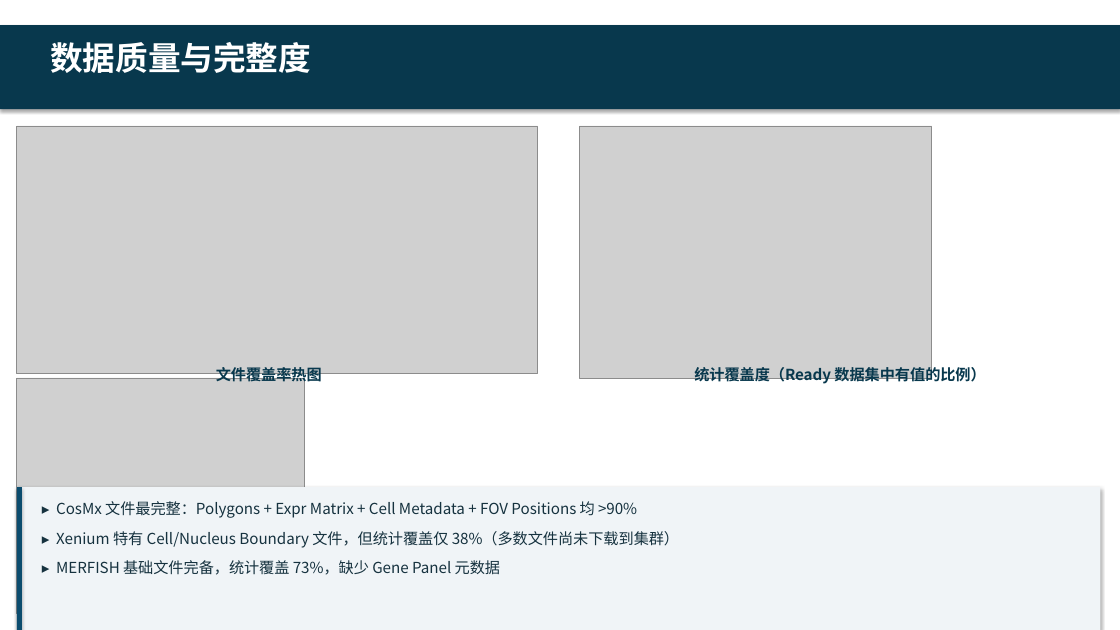
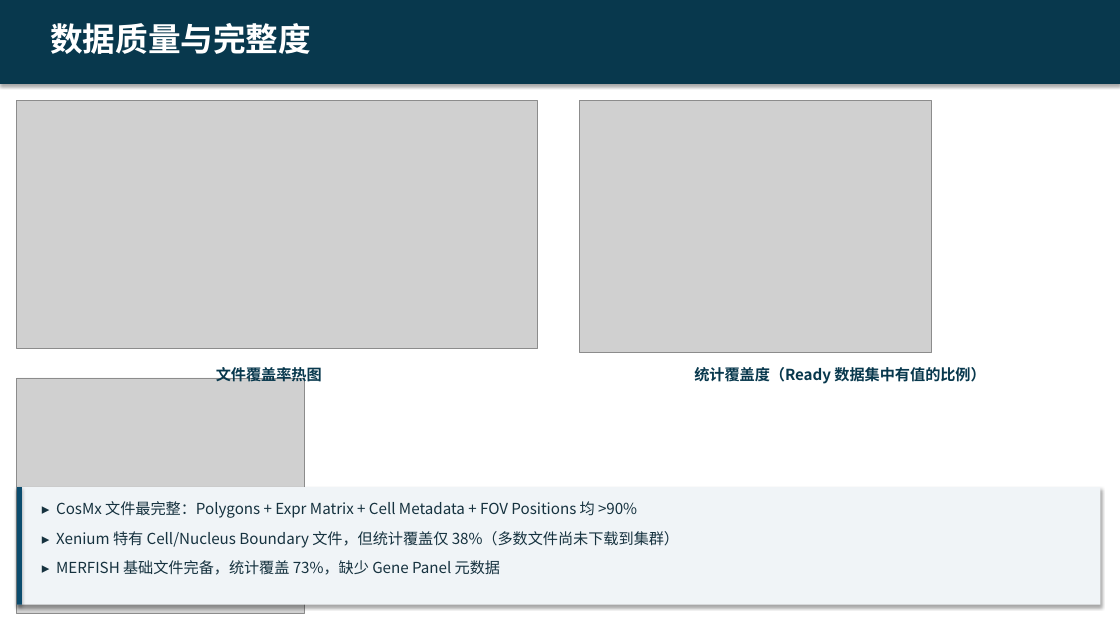
Before and after one commit to zf-li23/SubCellSpace, a slide deck: slide 6 of report/SubCellSpace_Presentation.pptx. Drawn at 1120x630 pixels with LibreOffice and Linux fonts; fonts in the diff are those of the drawing; grey boxes stand for pictures. Boxes give left, top, right and bottom in pixels: in the first picture for what was removed or moved away, otherwise in the second. Text is boxed around its words. In the diff, an @@ line names an element or a change of style, - is before the commit and + after.

```diff
--- a/report/SubCellSpace_Presentation.pptx
+++ b/report/SubCellSpace_Presentation.pptx
@@ 2 pictures, 1 rectangle moved together from (x1=0, y1=25, x2=1120, y2=378) to (x1=0, y1=0, x2=1120, y2=353) @@
@@ text "数据质量与完整度" moved from (x1=50, y1=42, x2=311, y2=73) to (x1=50, y1=23, x2=311, y2=54) @@
@@ rectangle resized from (x1=17, y1=487, x2=1101, y2=630) to (x1=17, y1=487, x2=1101, y2=605) @@
@@ rectangle resized from (x1=17, y1=487, x2=22, y2=630) to (x1=17, y1=487, x2=22, y2=605) @@
```
Also in this commit, not shown: 10 other slides changed, 1 other file.
